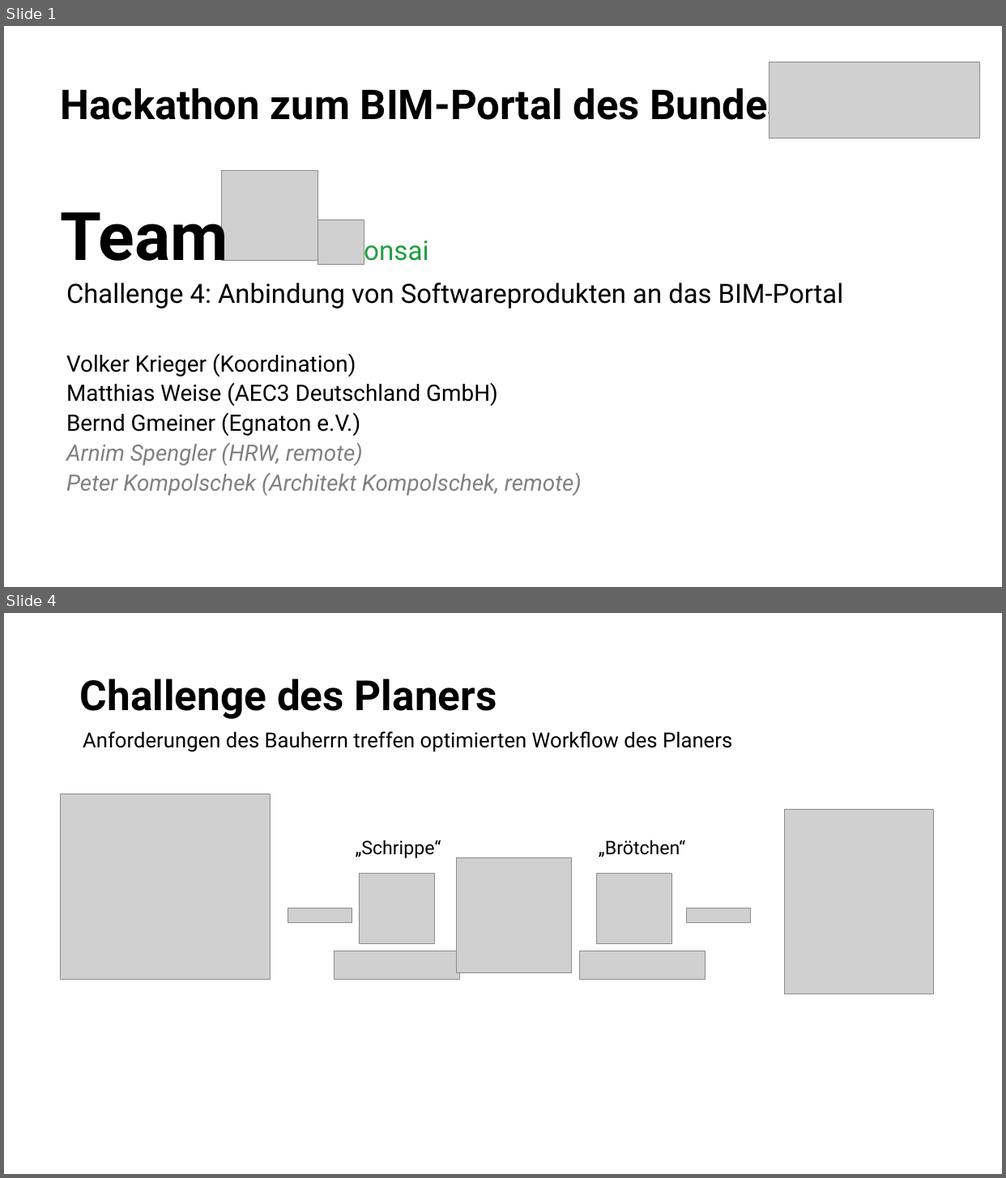
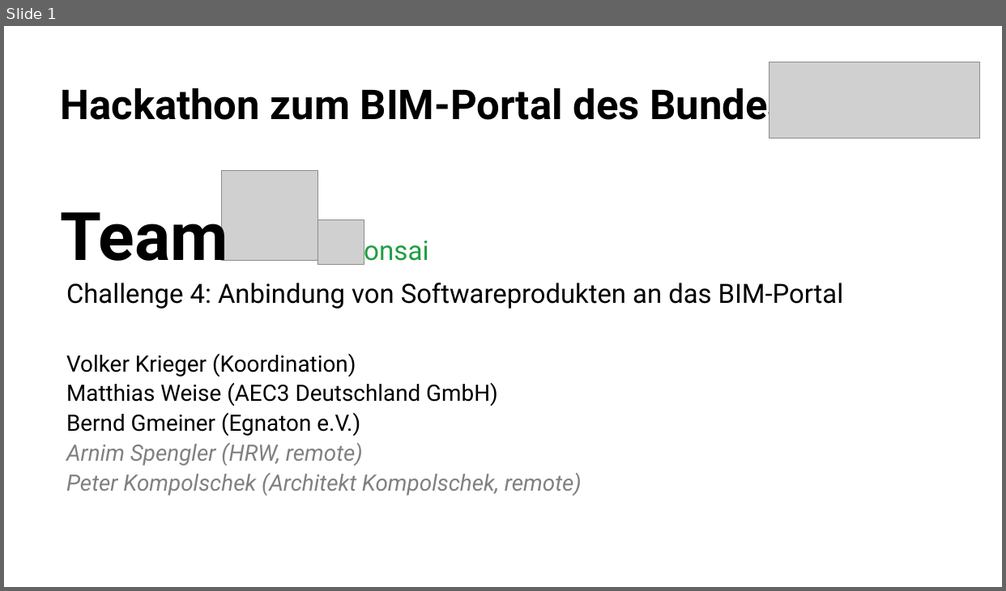
Before and after one commit to bimhelden/PyScripts4BPHackathon2025, a slide deck: Presentation/Pitch.pptx. Shown one above the other, each under a label of ours: slides 1 and 4 before the commit, slide 1 after it; the slides between them are not shown. The pictures are 1006x1178 and 1006x591 pixels, drawn with LibreOffice and Linux fonts; fonts in the diff are those of the drawing; grey boxes stand for pictures. Boxes give left, top, right and bottom in pixels: in the first picture for what was removed or moved away, otherwise in the second. Text is boxed around its words. In the diff, an @@ line names an element or a change of style, - is before the commit and + after.

```diff
--- a/Presentation/Pitch.pptx
+++ b/Presentation/Pitch.pptx
@@ slide 4 removed at bbox=[4, 613, 1002, 1174], background #FFFFFF @@
@@ title removed at bbox=[80, 679, 497, 719] @@
-Challenge des Planers
@@ text removed at bbox=[83, 731, 732, 752] @@
-Anforderungen des Bauherrn treffen optimierten Workflow des Planers
@@ picture removed at bbox=[60, 794, 270, 980] @@
@@ picture removed at bbox=[785, 810, 933, 995] @@
@@ text removed at bbox=[356, 840, 441, 858] @@
-„Schrippe“
@@ text removed at bbox=[599, 840, 685, 858] @@
-„Brötchen“
@@ picture removed at bbox=[359, 874, 434, 943] @@
@@ picture removed at bbox=[456, 858, 572, 973] @@
@@ picture removed at bbox=[597, 874, 672, 943] @@
@@ picture removed at bbox=[288, 908, 351, 922] @@
@@ picture removed at bbox=[687, 908, 750, 922] @@
@@ picture removed at bbox=[334, 952, 460, 980] @@
@@ picture removed at bbox=[580, 952, 705, 980] @@
```
Also in this commit, not shown: 5 slides changed, 2 slides added, 1 other slide removed, 3 other files.
